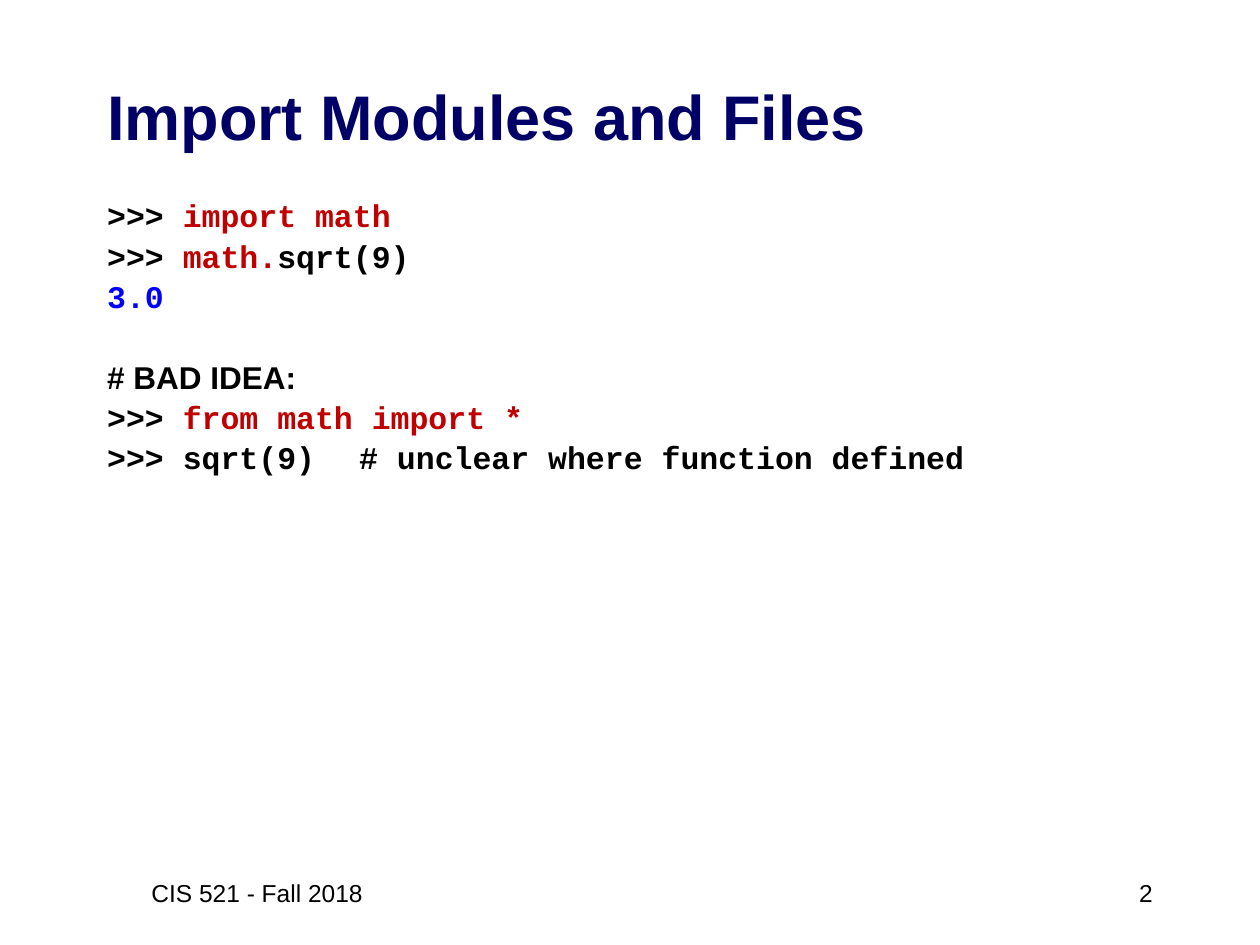
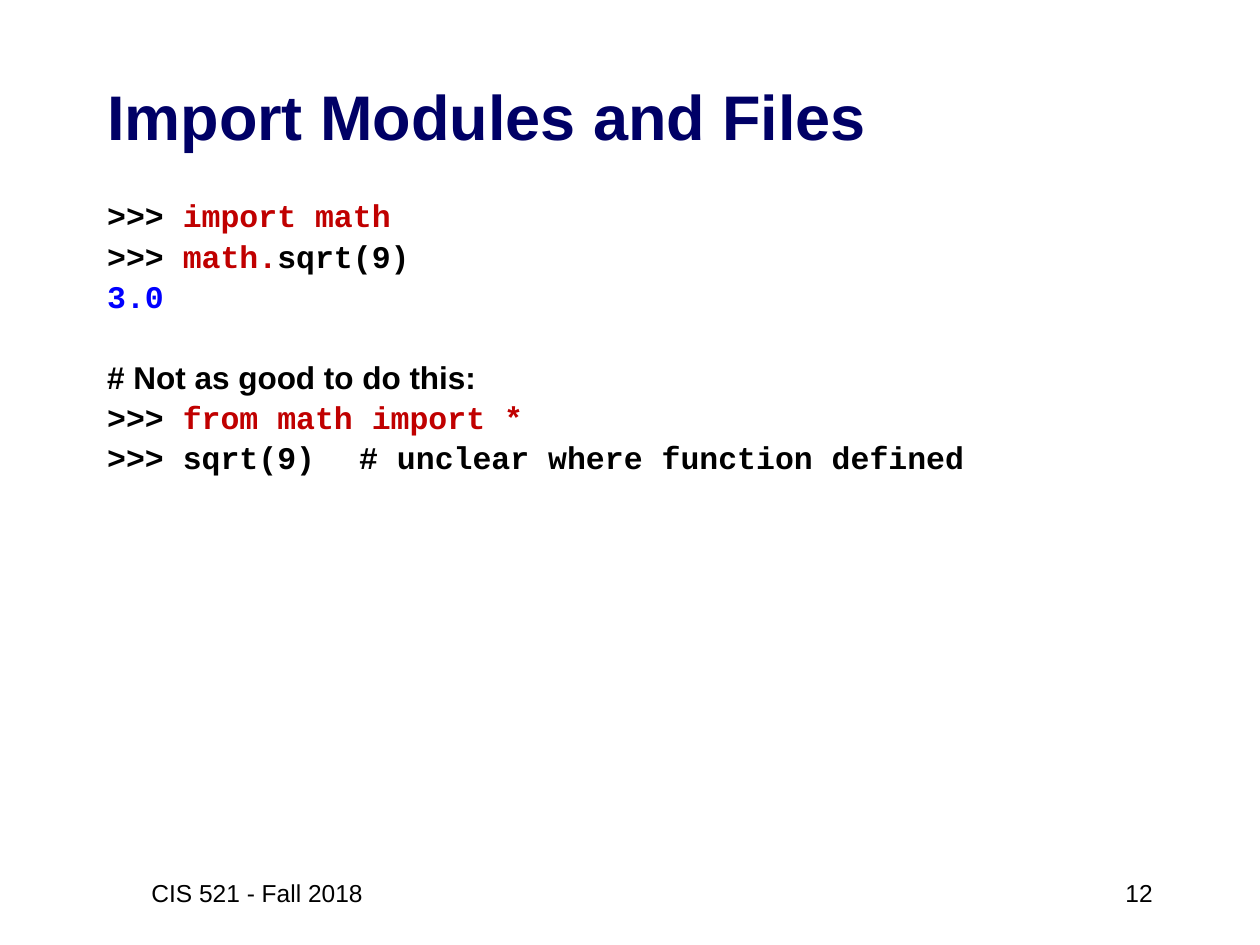
Before and after one commit to artificial-intelligence-class/artificial-intelligence-class.github.io, a slide deck: slide 12 of assets/slides/02-Python3-review2.pptx (slide 2 before the commit). Drawn at 1260x945 pixels with LibreOffice and Linux fonts; fonts in the diff are those of the drawing. Boxes give left, top, right and bottom in pixels: in the first picture for what was removed or moved away, otherwise in the second. Text is boxed around its words. In the diff, an @@ line names an element or a change of style, - is before the commit and + after.

```diff
--- a/assets/slides/02-Python3-review2.pptx
+++ b/assets/slides/02-Python3-review2.pptx
@@ text at (133, 366, 476, 395): text changed @@
-# BAD IDEA:
+# Not as good to do this:
@@ page number at (1125, 885, 1152, 902): text changed @@
-2
+12
```
Also in this commit, not shown: 11 other slides changed, 10 slides added, 2 other files.
